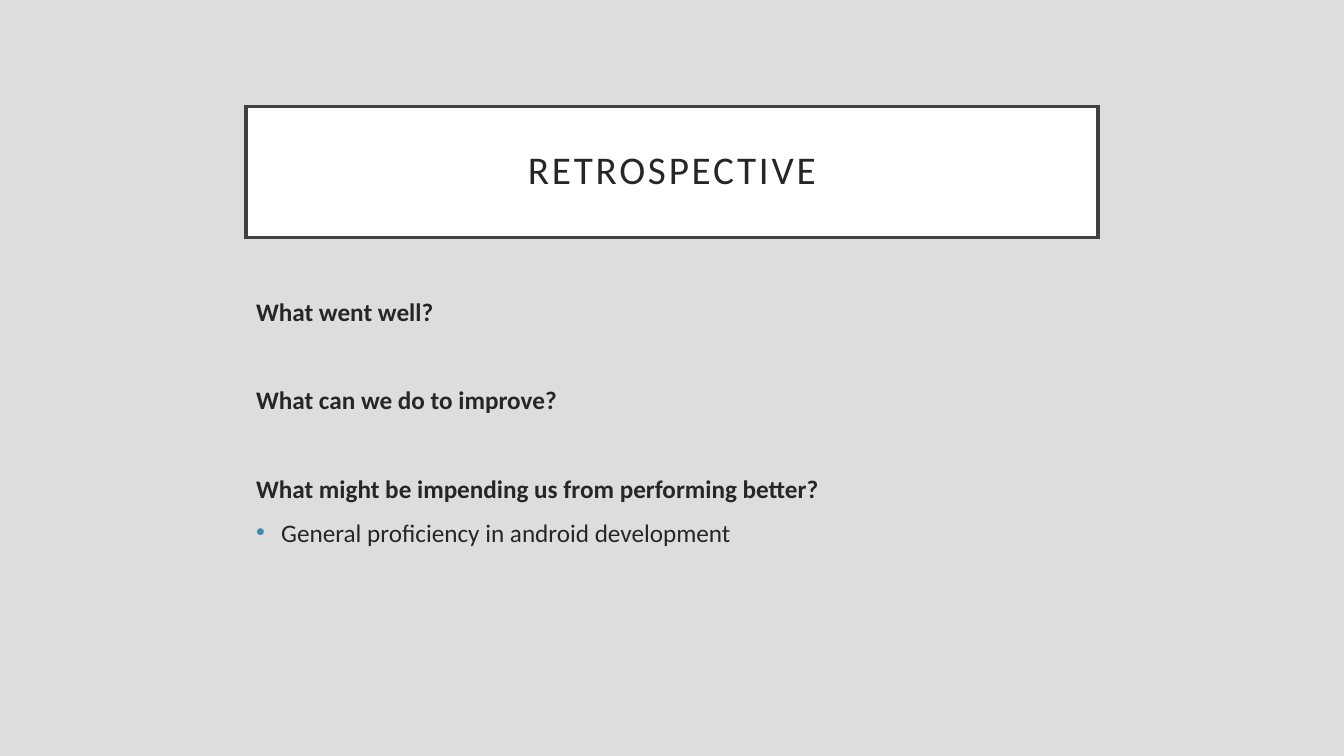
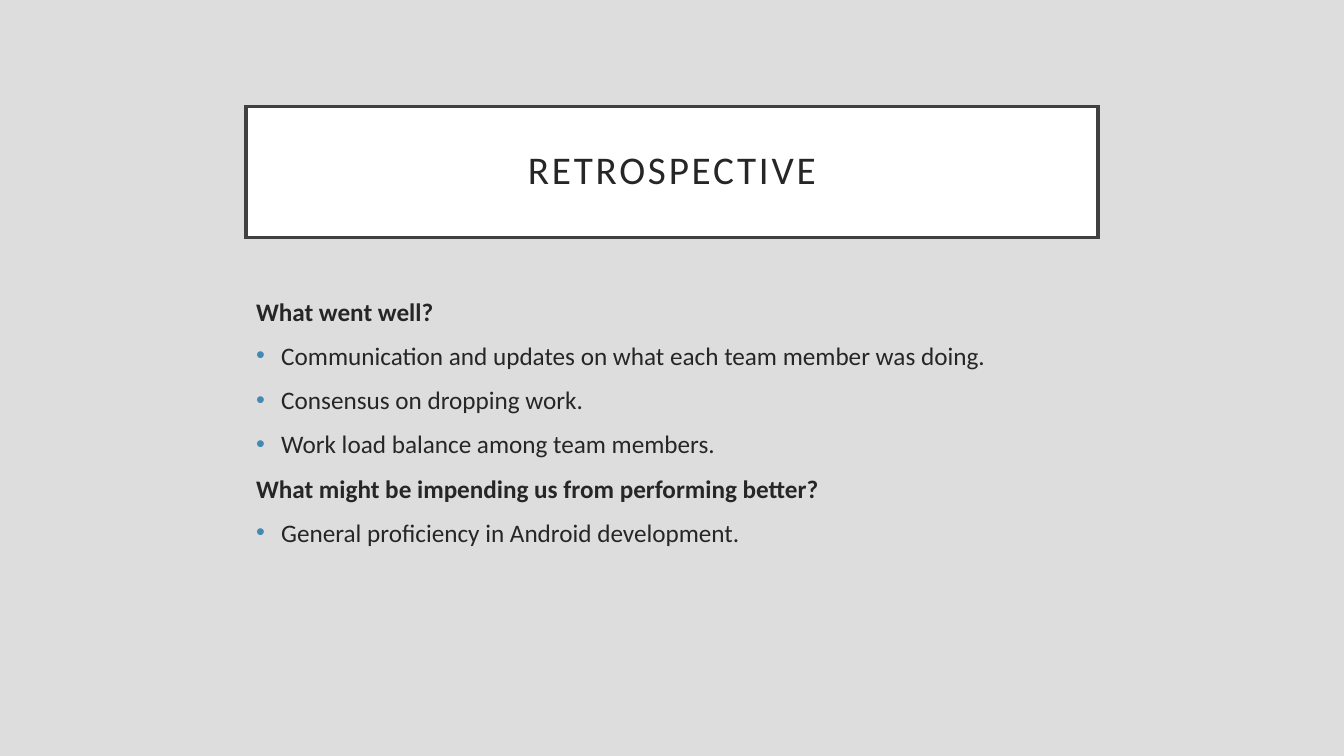
Before and after one commit to CiderCS3398/CS3398-Cider-S2017, a slide deck: slide 3 of Presentations/Sprint 2 Review.pptx. Drawn at 1344x756 pixels with LibreOffice and Linux fonts; fonts in the diff are those of the drawing. Boxes give left, top, right and bottom in pixels: in the first picture for what was removed or moved away, otherwise in the second. Text is boxed around its words. In the diff, an @@ line names an element or a change of style, - is before the commit and + after.

Commit message:
Update to Sprint 2 Review
Added some more info and put improvements on it’s own slide. Will
require other team members to update individual improvements.

```diff
--- a/Presentations/Sprint 2 Review.pptx
+++ b/Presentations/Sprint 2 Review.pptx
@@ text at [281,347,985,458]: text changed; bold off @@
-What can we do to improve?
+• Communication and updates on what each team member was doing.
+• Consensus on dropping work.
+• Work load balance among team members.
@@ text at [281,524,739,546]: text changed @@
-• General proficiency in android development
+• General proficiency in Android development.
```
Also in this commit, not shown: 1 other slide changed, 1 slide added.
